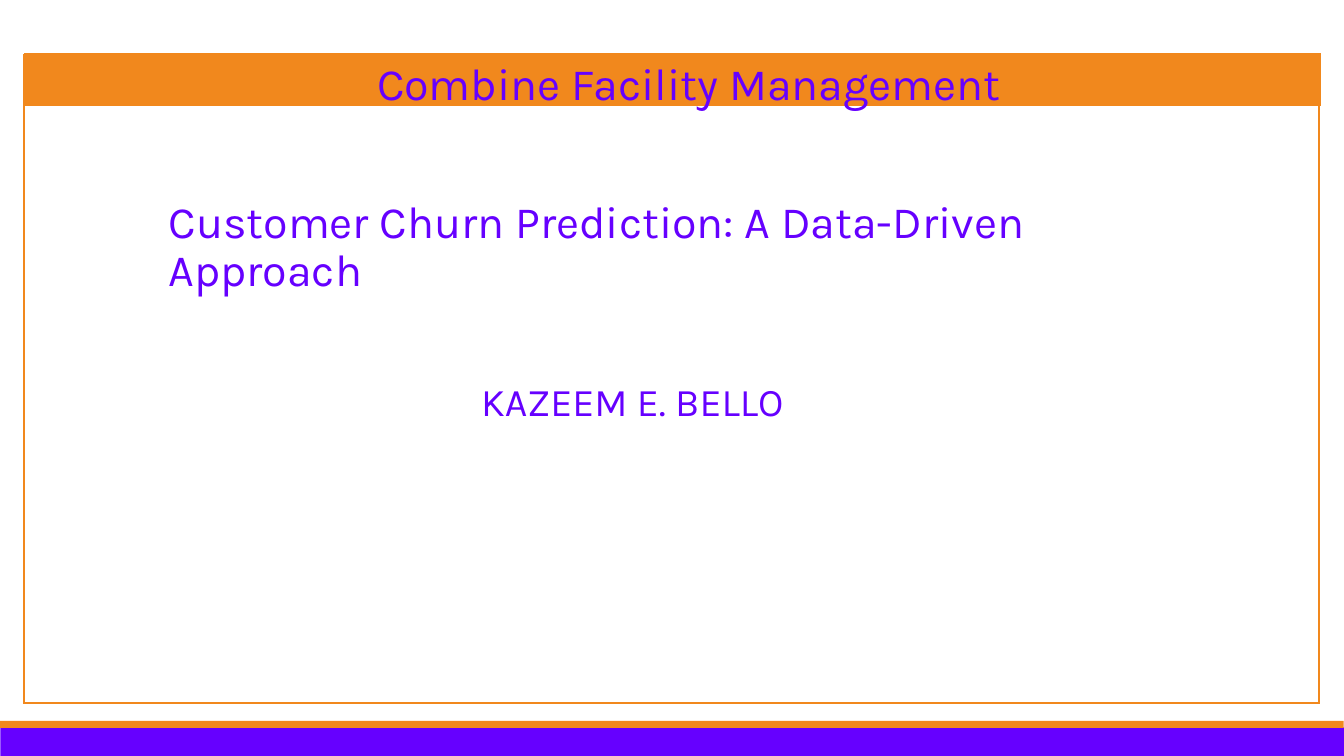
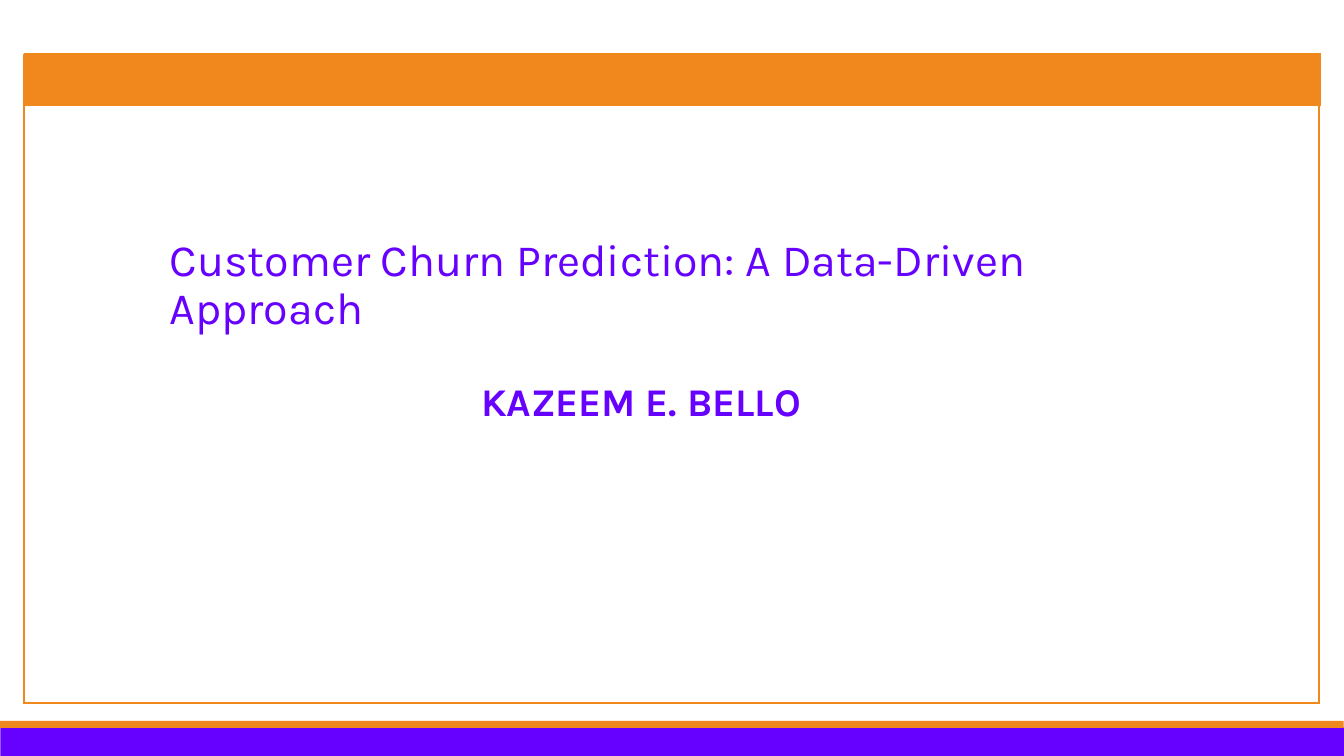
Before and after one commit to Kazeem-Bello/customer_chun, a slide deck: slide 1 of CFM_presentation.pptx. Drawn at 1344x756 pixels with LibreOffice and Linux fonts; fonts in the diff are those of the drawing; background and template pictures are left out. Boxes give left, top, right and bottom in pixels: in the first picture for what was removed or moved away, otherwise in the second. Text is boxed around its words. In the diff, an @@ line names an element or a change of style, - is before the commit and + after.

```diff
--- a/CFM_presentation.pptx
+++ b/CFM_presentation.pptx
@@ text removed at bbox=[377, 69, 1000, 111] @@
-Combine Facility Management
@@ text "Customer Churn Prediction: A Data-Driven ...": place and size @@
-text "Customer Churn Prediction: A Data-Driven ..." at bbox=[169, 207, 1024, 297]
+text "Customer Churn Prediction: A Data-Driven ..." at bbox=[170, 245, 1025, 335]
@@ subtitle "KAZEEM E. BELLO" at bbox=[481, 390, 801, 417]: bold on @@
```
Also in this commit, not shown: 4 other slides changed, 3 slides added, 4 slides removed, 5 other files.
